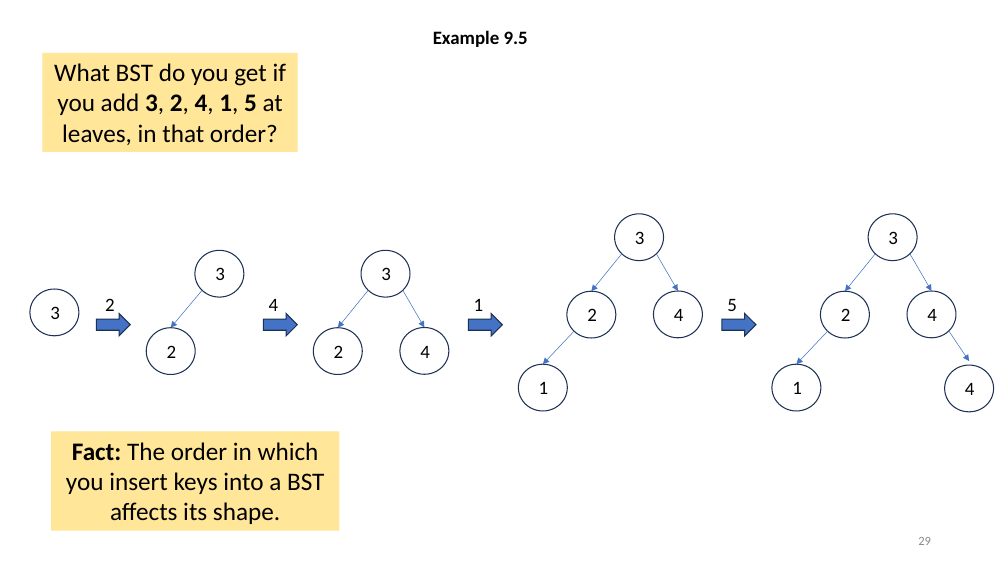
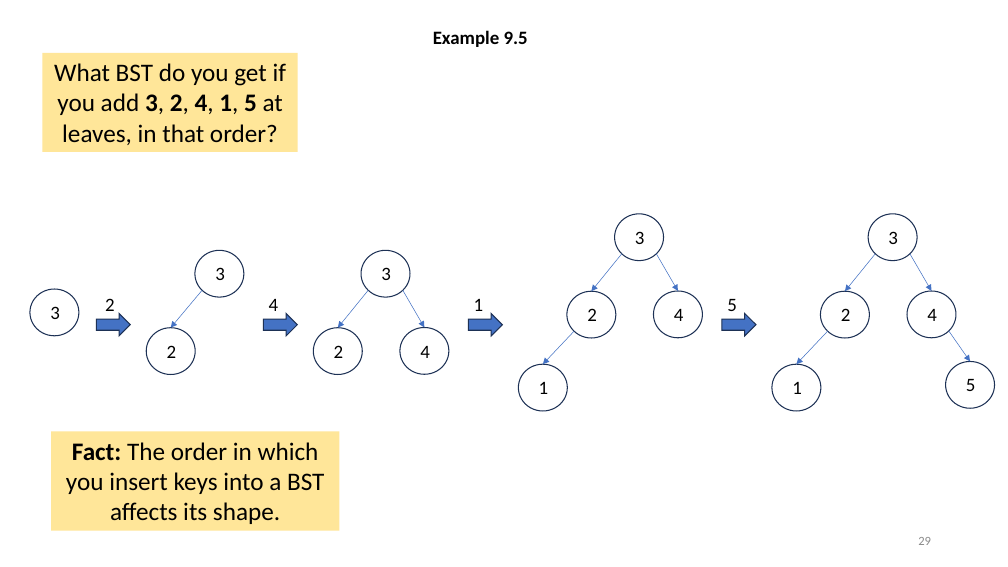
Before and after one commit to tjd1234/cmpt225fall2023, a slide deck: slide 29 of lecture_notes/week10/week10_BSTs.pptx. Drawn at 1008x567 pixels with LibreOffice and Linux fonts; fonts in the diff are those of the drawing. Boxes give left, top, right and bottom in pixels: in the first picture for what was removed or moved away, otherwise in the second. Text is boxed around its words. In the diff, an @@ line names an element or a change of style, - is before the commit and + after.

```diff
--- a/lecture_notes/week10/week10_BSTs.pptx
+++ b/lecture_notes/week10/week10_BSTs.pptx
@@ ellipse: place and size @@
-ellipse at (945,365,994,412)
+ellipse at (946,361,995,408)
@@ text at (966,379,976,391): text changed @@
-4
+5
```
Also in this commit, not shown: 44 other slides changed, 4 slides added.
